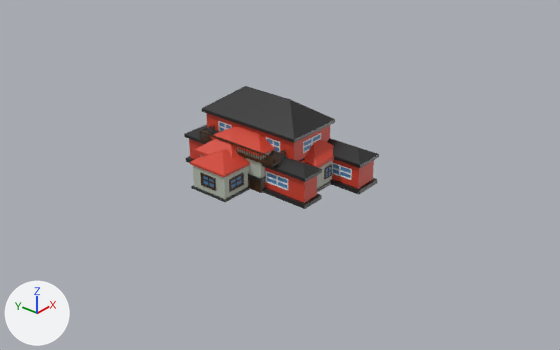
A saved change to the Blender file Assets/building.blend.
The view is the same before and after, from a 50 mm camera at (-45.1, -39.2, 29.2) aimed at (-0.5, -1.8, 0.1). Arrows for +X, +Y and +Z are at lower left; the lights stay in place. The same objects are shown in both versions, whatever each file hides.

The first picture shows 'building_009', 'building_010', 'building_012', 'building_015', 'building_016'.
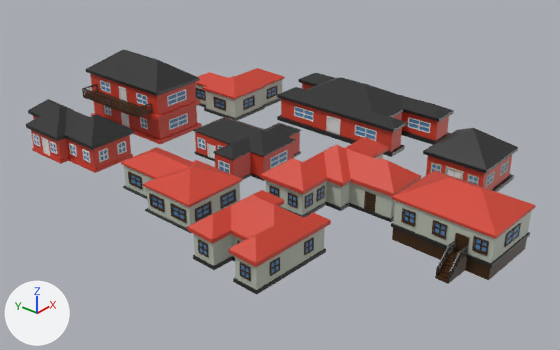
Location of each change, (x1, y1, x2, y2) in pixels of the pictures (560 x 350 px):
'building_015', moved: before (199, 86, 335, 167); after (82, 49, 202, 144)
'building_016', moved: before (184, 124, 379, 209); after (277, 73, 454, 157)
'building_010', moved, turned: before (211, 126, 275, 193); after (391, 171, 536, 284)
'building_011', moved, turned (not visible before): after (187, 190, 331, 295)
'building_012', moved: before (195, 134, 335, 192); after (261, 137, 421, 222)
'building_009', moved, turned: before (190, 149, 250, 202); after (121, 147, 242, 233)
'building_013', moved, turned (not visible before): after (25, 99, 134, 173)
'building_017', moved (not visible before): after (423, 128, 518, 192)
'building_008', moved (not visible before): after (195, 68, 285, 120)
'building_014', unchanged, uncovered by the edit: after (193, 116, 301, 181)

The change, as a diff of the scene's bpy script:
```diff
--- a/Assets/building.blend.py
+++ b/Assets/building.blend.py
@@ ob_building_008 @@
 ob_building_008 = bpy.data.objects.new('building_008', me_building_008_mesh_001)
-ob_building_008.location = (0.0, 0.0, 0.0)
+ob_building_008.location = (7.93, 11.31, 0.0)
@@ ob_building_009 @@
 ob_building_009 = bpy.data.objects.new('building_009', me_building_009_mesh)
-ob_building_009.location = (0.0, 0.0, 0.0)
+ob_building_009.location = (-9.04, -0.34, 0.0)
+ob_building_009.rotation_euler = (0.0, 0.0, -1.589)  # degrees (0, 0, -91)
@@ ob_building_010 @@
 ob_building_010 = bpy.data.objects.new('building_010', me_building_010_mesh)
-ob_building_010.location = (0.0, 0.0, 0.0)
+ob_building_010.location = (-0.65, -18.48, 0.0)
+ob_building_010.rotation_euler = (0.0, 0.0, 4.677)  # degrees (0, 0, 268)
@@ ob_building_011 @@
 ob_building_011 = bpy.data.objects.new('building_011', me_building_011_mesh)
-ob_building_011.location = (0.0, 0.0, 0.0)
+ob_building_011.location = (-10.48, -8.66, 0.0)
+ob_building_011.rotation_euler = (0.0, 0.0, 4.665)  # degrees (0, 0, 267)
@@ ob_building_012 @@
 ob_building_012 = bpy.data.objects.new('building_012', me_building_012_mesh)
-ob_building_012.location = (0.0, 0.0, 0.0)
+ob_building_012.location = (0.0, -7.17, 0.0)
@@ ob_building_013 @@
 ob_building_013 = bpy.data.objects.new('building_013', me_building_013_mesh)
-ob_building_013.location = (0.0, 0.0, 0.0)
+ob_building_013.location = (-8.79, 16.31, 0.0)
+ob_building_013.rotation_euler = (0.0, 0.0, -1.572)  # degrees (0, 0, -90)
@@ ob_building_015 @@
 ob_building_015 = bpy.data.objects.new('building_015', me_building_015_mesh)
-ob_building_015.location = (0.0, 0.0, 0.0)
+ob_building_015.location = (0.0, 15.67, 0.0)
@@ ob_building_016 @@
 ob_building_016 = bpy.data.objects.new('building_016', me_building_016_mesh)
-ob_building_016.location = (0.0, 0.0, 0.0)
+ob_building_016.location = (12.3, 0.0, 0.0)
@@ ob_building_017 @@
 ob_building_017 = bpy.data.objects.new('building_017', me_building_017_mesh)
-ob_building_017.location = (0.0, 0.0, 0.0)
+ob_building_017.location = (8.76, -14.23, 0.0)
```
